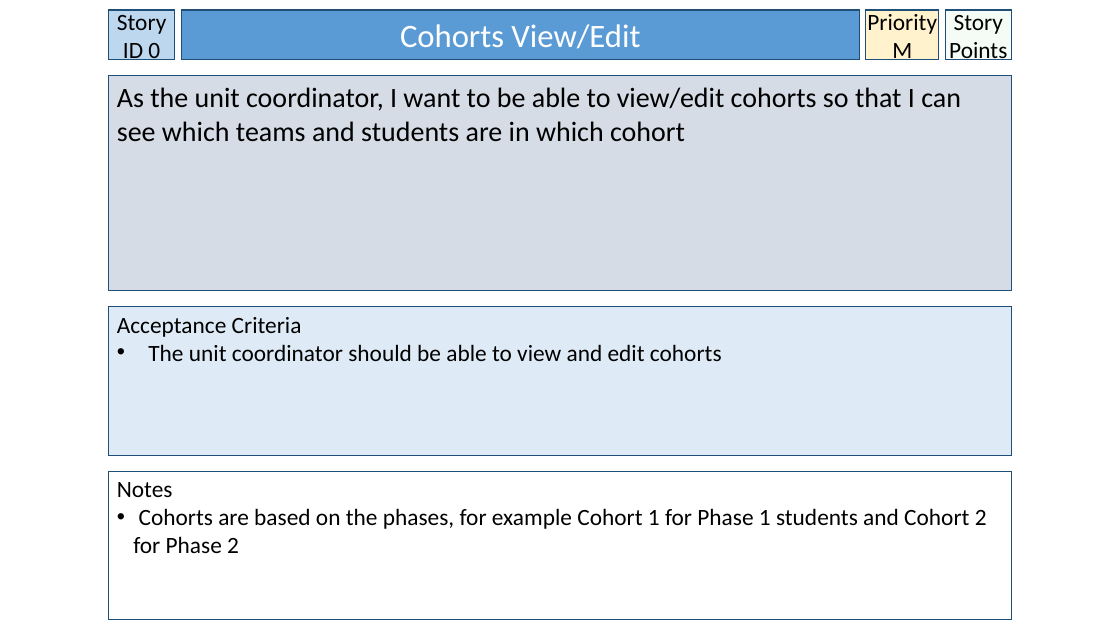
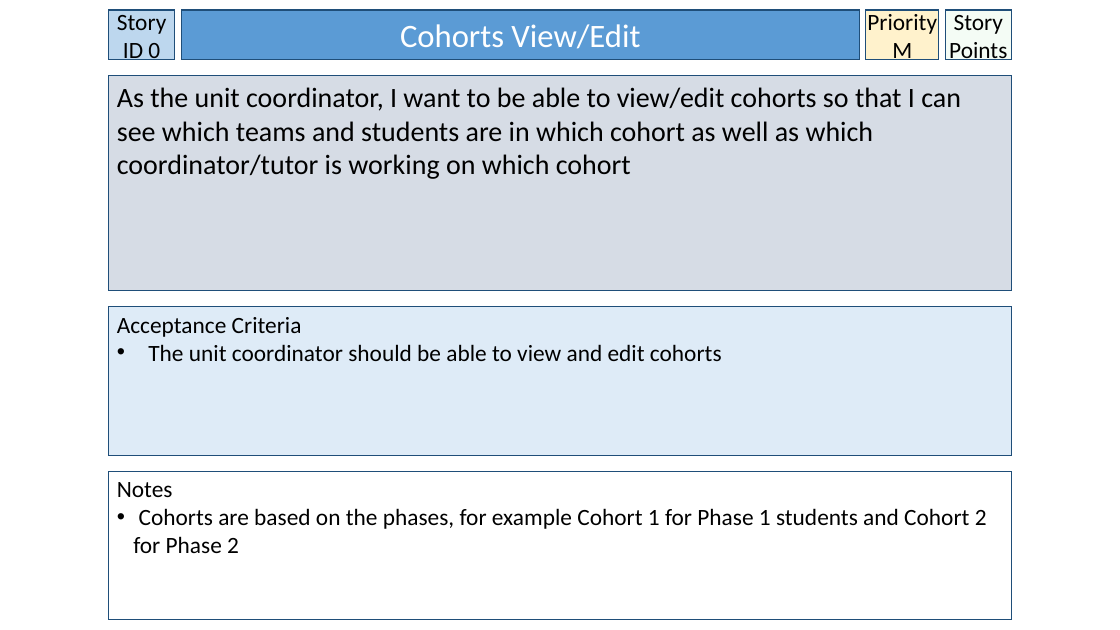
Before and after one commit to BrissyKim/group14, a slide deck: slide 15 of User_story/Yoon User Stories.pptx (slide 13 before the commit). Drawn at 1120x630 pixels with LibreOffice and Linux fonts; fonts in the diff are those of the drawing. Boxes give left, top, right and bottom in pixels: in the first picture for what was removed or moved away, otherwise in the second. Text is boxed around its words. In the diff, an @@ line names an element or a change of style, - is before the commit and + after.

Commit message:
User stories - Unit coordinator Final

```diff
--- a/User_story/Yoon User Stories.pptx
+++ b/User_story/Yoon User Stories.pptx
@@ text in rectangle at box(117, 87, 961, 179): text changed @@
-As the unit coordinator, I want to be able to view/edit cohorts so that I can see which teams and students are in which cohort
+As the unit coordinator, I want to be able to view/edit cohorts so that I can see which teams and students are in which cohort as well as which coordinator/tutor is working on which cohort
```
Also in this commit, not shown: 1 other slide changed, 2 slides added.
